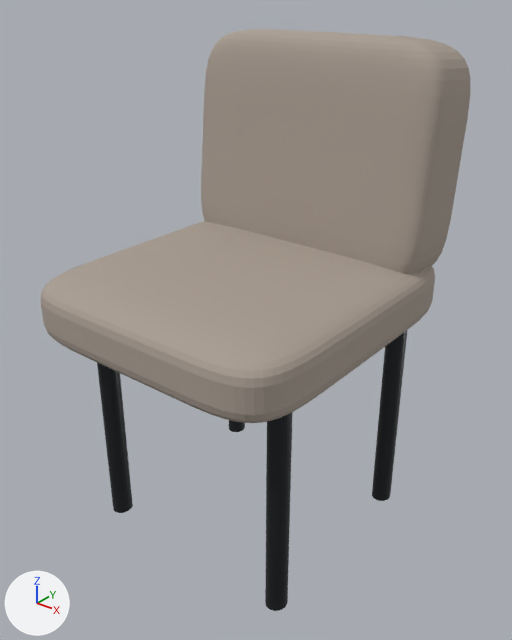
What one commit did to the glTF model zamer-app/assets/models/zamer_catalog/dining-chair-upholstered.glb.
One viewpoint serves both versions: a camera (50 mm lens) standing at (0.704, -0.868, 0.943) and looking at (0.013, -0.004, 0.408). The axes (+X, +Y, +Z) are drawn at lower left. The lights are the same throughout. The picture after the commit comes second.

Before the edit, the objects in view are built like this:
```python
mat_fabric_taupe = principled_material('fabric_taupe')
mat_fabric_taupe.base_color = (0.4, 0.341, 0.29)  # grey #aa9e93
mat_fabric_taupe.roughness = 0.91
me_back = bpy.data.meshes.new('back')
me_back.from_pydata(...)  # 1042 vertices, 2080 faces; spans x -0.24..0.24, y 0.112..0.29, z 0.458..0.86
me_back.materials.append(mat_fabric_taupe)  # grey #aa9e93
me_leg_3 = bpy.data.meshes.new('leg_3')
me_leg_3.from_pydata(...)  # a 24-sided cylinder along z spanning x -0.208..-0.172, y -0.19..-0.151, z 0.0..0.427
me_leg_3.materials.append(mat_metal_black)  # dark grey #35383b
me_seat = bpy.data.meshes.new('seat')
me_seat.from_pydata(...)  # 1042 vertices, 2080 faces; spans x -0.25..0.25, y -0.29..0.255, z 0.394..0.515
me_seat.materials.append(mat_fabric_taupe)  # grey #aa9e93
ob_back = bpy.data.objects.new('back', me_back)
ob_back.location = (0.0, 0.0, 0.0)
ob_leg_3 = bpy.data.objects.new('leg_3', me_leg_3)
ob_leg_3.location = (0.0, 0.0, 0.0)
ob_seat = bpy.data.objects.new('seat', me_seat)
ob_seat.location = (0.0, 0.0, 0.0)
# also in view: 'leg_2' at (0.19, 0.179, 0.213); 'leg_4' at (0.19, -0.17, 0.213)
```
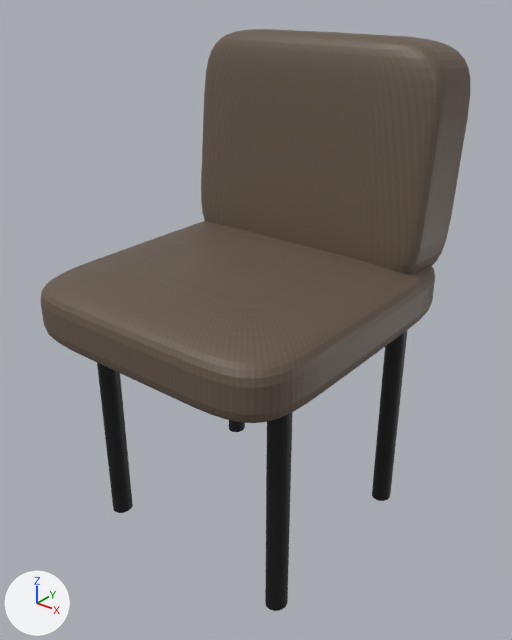
What the commit changed:
Picture 'Image_0' (img_image_0) is new.
In material 'fabric_taupe' (mat_fabric_taupe), base_color is no longer (0.4, 0.341, 0.29), grey #aa9e93.
In material 'fabric_taupe' (mat_fabric_taupe), roughness goes from 0.91 to 0.5.
In material 'fabric_taupe' (mat_fabric_taupe), texture is now set to img_image_0.

What differs and where, as boxes [x1, y1, x2, y2] in the pictures (512 x 640 px):
'back', surface changed (grey to brown)
    both: [201, 29, 470, 274]
'seat', surface changed (grey to brown)
    both: [40, 221, 435, 423]
